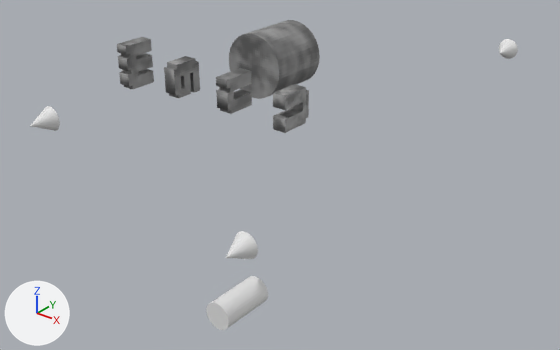
Renders of the glTF model src/menu.glb from each side of a commit.
Both versions are drawn from a camera (50 mm lens) standing at (42.32, -20.01, 44.62) and looking at (35.8, -11.86, 39.57). Every picture has the same lights, and +X, +Y and +Z are marked at lower left. Objects named as collision shapes, trigger or cutter boxes, shadow casters or lower levels of detail are left out.

Names of what the first picture shows: 'Cylinder.001', 'Text.004', 'Text.005', 'Text.006', 'Text.007', 'light.001', 'light.002', 'player.001'.
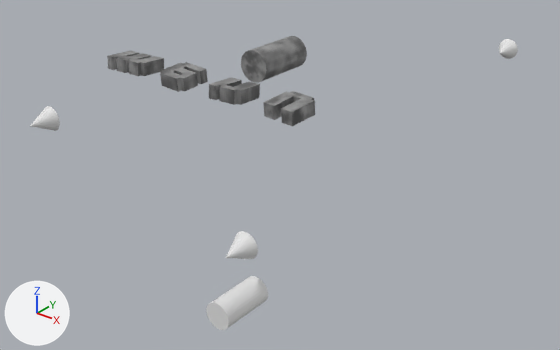
Pixel boxes [x1, y1, x2, y2] of what changed, in the pictures (560 x 350 px):
'Cylinder.001', rescaled (27% narrower, 40% shorter)
    before: [229, 20, 320, 99]
    after: [241, 36, 307, 83]
'Text.004', turned
    before: [117, 37, 154, 89]
    after: [107, 51, 164, 76]
'Text.007', turned
    before: [273, 84, 309, 133]
    after: [263, 91, 315, 126]
'Text.006', turned
    before: [216, 68, 252, 114]
    after: [209, 78, 260, 105]
'Text.005', turned
    before: [164, 56, 200, 98]
    after: [160, 62, 208, 92]

The edits, one by one:
Object 'Text.004' (ob_text_004) turns from (0, 0, 0) to (-85, -85, 90) degrees about x, y and z.
Object 'Text.005' (ob_text_005) turns from (0, 0, 0) to (85, -85, -90) degrees about x, y and z.
Object 'Text.006' (ob_text_006) turns from (0, 0, 0) to (-85, -85, 90) degrees about x, y and z.
Object 'Text.007' (ob_text_007) turns from (0, 0, 0) to (85, -85, -90) degrees about x, y and z.
Object 'Cylinder.001' (ob_cylinder_001) is rescaled from (1.0, 1.0, 1.0) to (0.5, 1.0, 0.5).
